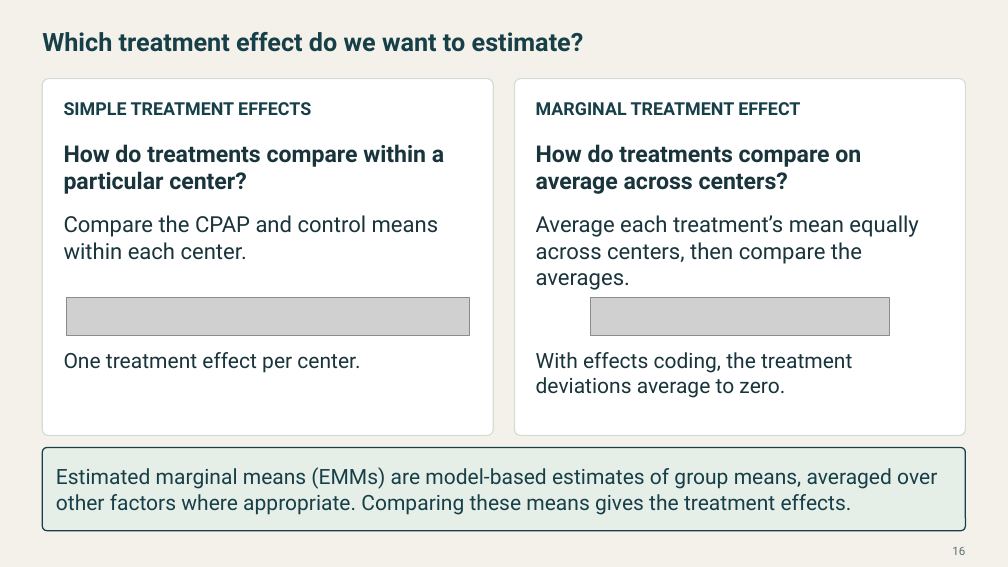
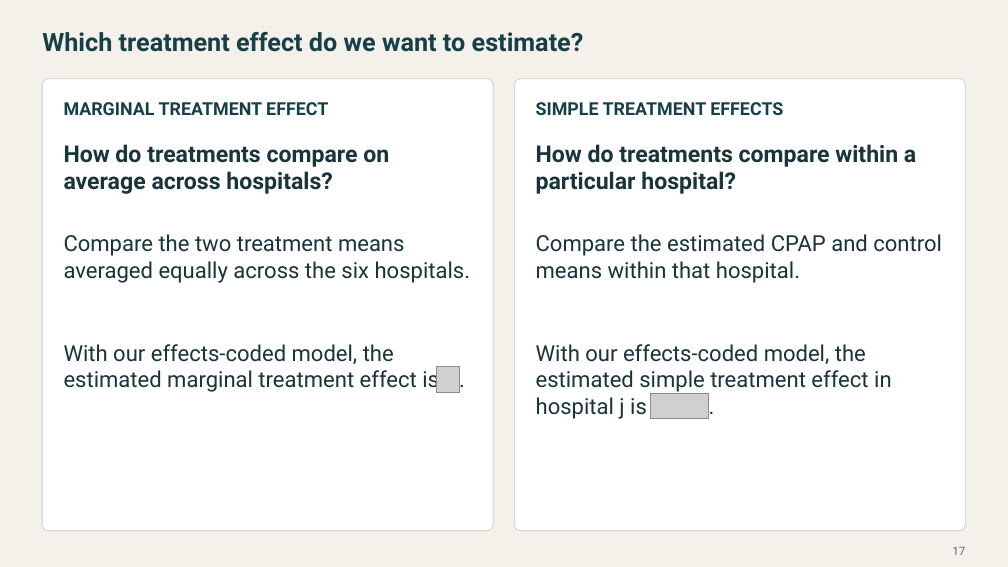
Before and after one commit to Postmus/BeyondMLR, a slide deck: slide 17 of lectures_2627/week2/Beyond_MLR_Week_2.pptx (slide 16 before the commit). Drawn at 1008x567 pixels with LibreOffice and Linux fonts; fonts in the diff are those of the drawing; grey boxes stand for pictures. Boxes give left, top, right and bottom in pixels: in the first picture for what was removed or moved away, otherwise in the second. Text is boxed around its words. In the diff, an @@ line names an element or a change of style, - is before the commit and + after.

Commit message:
Clarify estimated marginal means in Week 2 lecture

```diff
--- a/lectures_2627/week2/Beyond_MLR_Week_2.pptx
+++ b/lectures_2627/week2/Beyond_MLR_Week_2.pptx
@@ rounded rectangle: place and size @@
-rounded rectangle at bbox=[42, 79, 493, 436]
+rounded rectangle at bbox=[42, 79, 493, 531]
@@ rounded rectangle at bbox=[42, 79, 493, 531]: proportions changed @@
@@ rounded rectangle at bbox=[514, 79, 965, 531]: proportions changed @@
@@ rounded rectangle: place and size @@
-rounded rectangle at bbox=[514, 79, 965, 436]
+rounded rectangle at bbox=[514, 79, 965, 531]
@@ text at bbox=[64, 102, 328, 115]: text changed @@
-SIMPLE TREATMENT EFFECTS
+MARGINAL TREATMENT EFFECT
@@ text at bbox=[536, 102, 783, 115]: text changed @@
-MARGINAL TREATMENT EFFECT
+SIMPLE TREATMENT EFFECTS
@@ text at bbox=[64, 144, 389, 194]: text changed @@
-How do treatments compare within a particular center?
+How do treatments compare on average across hospitals?
@@ text at bbox=[536, 144, 916, 194]: text changed @@
-How do treatments compare on average across centers?
+How do treatments compare within a particular hospital?
@@ text at bbox=[64, 234, 471, 283]: text changed @@
-Compare the CPAP and control means within each center.
+Compare the two treatment means averaged equally across the six hospitals.
@@ text at bbox=[536, 234, 942, 283]: text changed; size 20 to 21 pt @@
-With effects coding, the treatment deviations average to zero.
+Compare the estimated CPAP and control means within that hospital.
@@ text removed at bbox=[536, 215, 918, 290] @@
-Average each treatment’s mean equally across centers, then compare the averages.
@@ picture removed at bbox=[67, 298, 470, 336] @@
@@ picture removed at bbox=[591, 298, 890, 336] @@
@@ text added at bbox=[64, 344, 394, 364], 21 pt, text #19343B @@
+With our effects-coded model, the
@@ text added at bbox=[536, 344, 866, 364], 21 pt, text #19343B @@
+With our effects-coded model, the
@@ text at bbox=[64, 367, 439, 393]: text changed; size 20 to 21 pt @@
-One treatment effect per center.
+estimated marginal treatment effect is
@@ picture added at bbox=[437, 367, 459, 392] @@
@@ text added at bbox=[459, 366, 465, 392], 21 pt, text #19343B @@
+.
@@ text "estimated simple treatment effect in" at bbox=[536, 370, 892, 394]: vertical alignment middle to top @@
@@ text at bbox=[536, 370, 892, 394]: text changed; size 20 to 21 pt; text colour #173F48 to #19343B @@
-Estimated marginal means (EMMs) are model-based estimates of group means, averaged over other factors where appropriate. Comparing these means gives the treatment effects.
+estimated simple treatment effect in
@@ text added at bbox=[536, 397, 647, 419], 21 pt, text #19343B @@
+hospital j is
@@ picture added at bbox=[651, 393, 709, 419] @@
@@ text added at bbox=[709, 392, 715, 419], 21 pt, text #19343B @@
+.
@@ rounded rectangle removed at bbox=[42, 448, 966, 531] @@
@@ page number at bbox=[952, 547, 965, 555]: text changed @@
-16
+17
```
Also in this commit, not shown: 1 other slide changed, 1 slide added, 24 other files.
